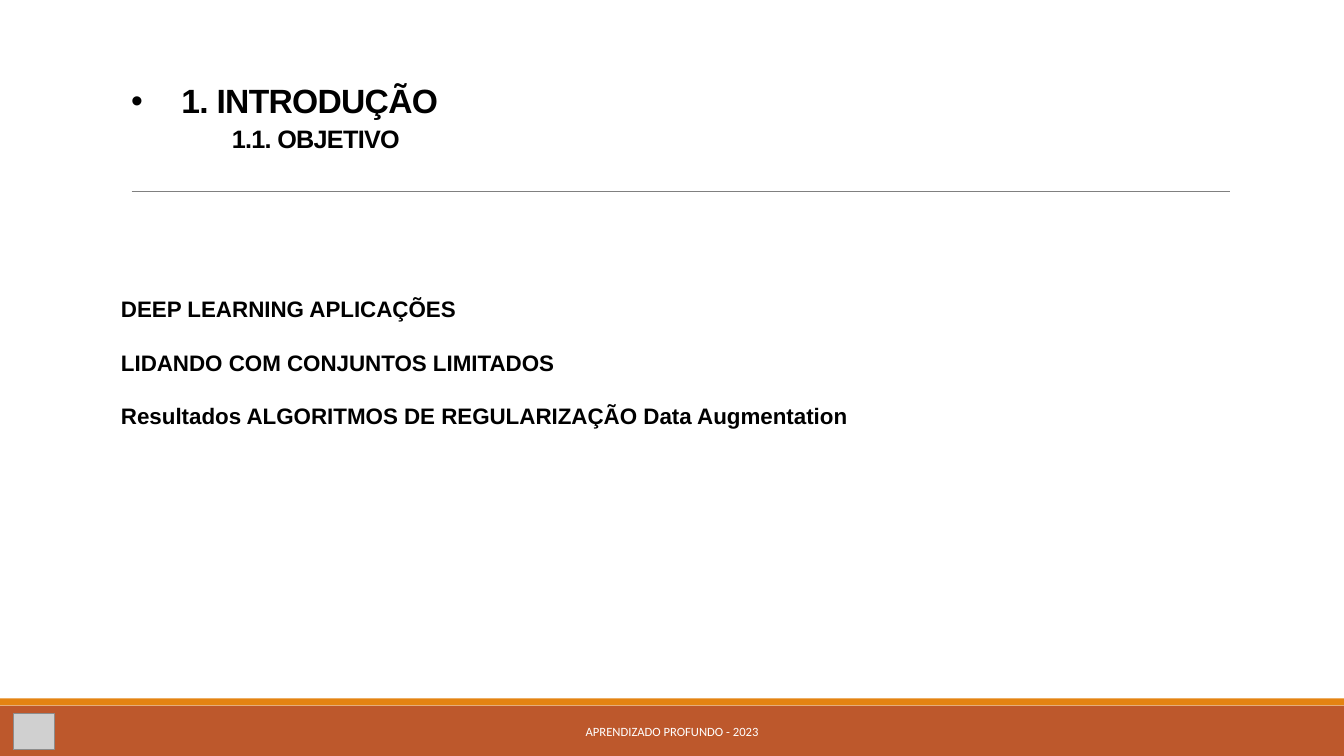
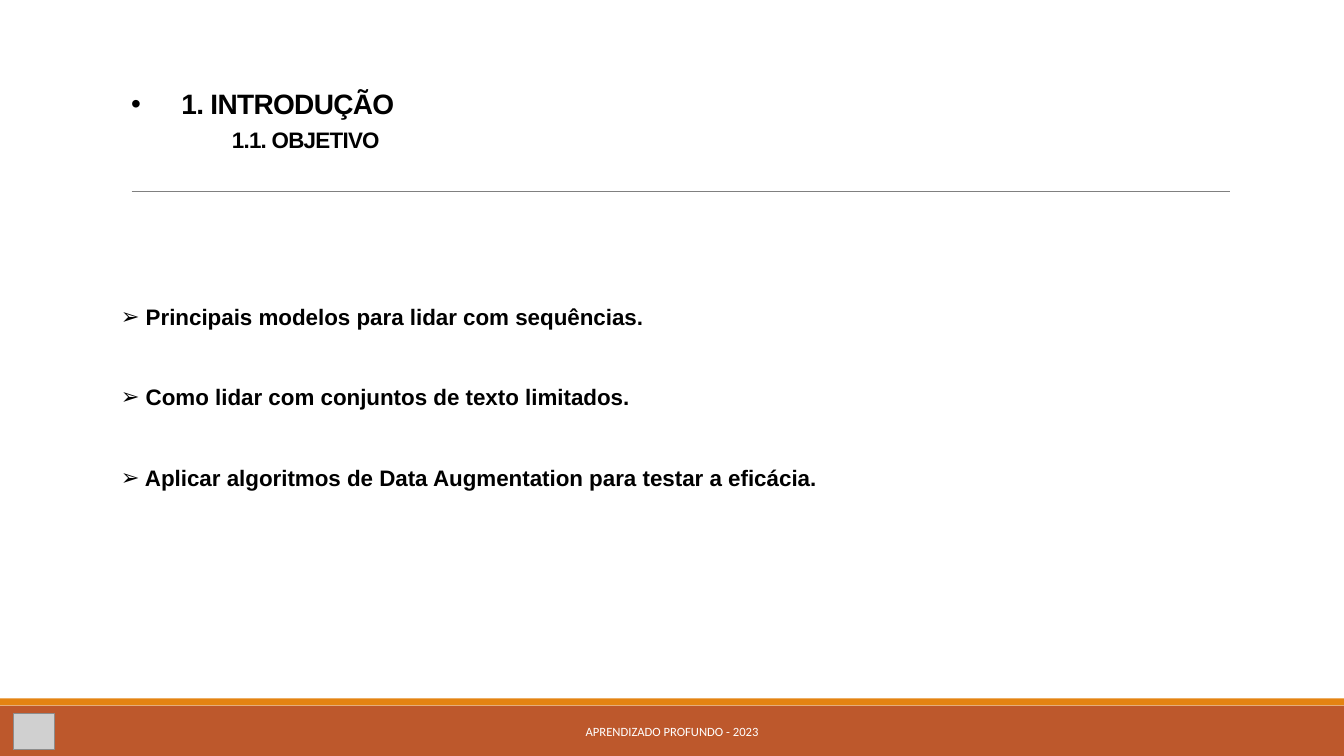
Before and after one commit to kevinsrq/data_augmentation, a slide deck: slide 3 of Apresentação.pptx. Drawn at 1344x756 pixels with LibreOffice and Linux fonts; fonts in the diff are those of the drawing; grey boxes stand for pictures. Boxes give left, top, right and bottom in pixels: in the first picture for what was removed or moved away, otherwise in the second. Text is boxed around its words. In the diff, an @@ line names an element or a change of style, - is before the commit and + after.

```diff
--- a/Apresentação.pptx
+++ b/Apresentação.pptx
@@ title "1. INTRODUÇÃO 1.1. OBJETIVO" at [181, 94, 394, 149]: size 24 to 20 pt in "1. INTRODUÇÃO"; size 18 to 16 pt in "1.1. OBJETIVO" @@
@@ text at [145, 308, 816, 491]: text changed @@
-DEEP LEARNING APLICAÇÕES
-LIDANDO COM CONJUNTOS LIMITADOS
-Resultados ALGORITMOS DE REGULARIZAÇÃO Data Augmentation
+➢ Principais modelos para lidar com sequências.
+➢ Como lidar com conjuntos de texto limitados.
+➢ Aplicar algoritmos de Data Augmentation para testar a eficácia.
```
Also in this commit, not shown: 3 other slides changed, 2 slides added.
